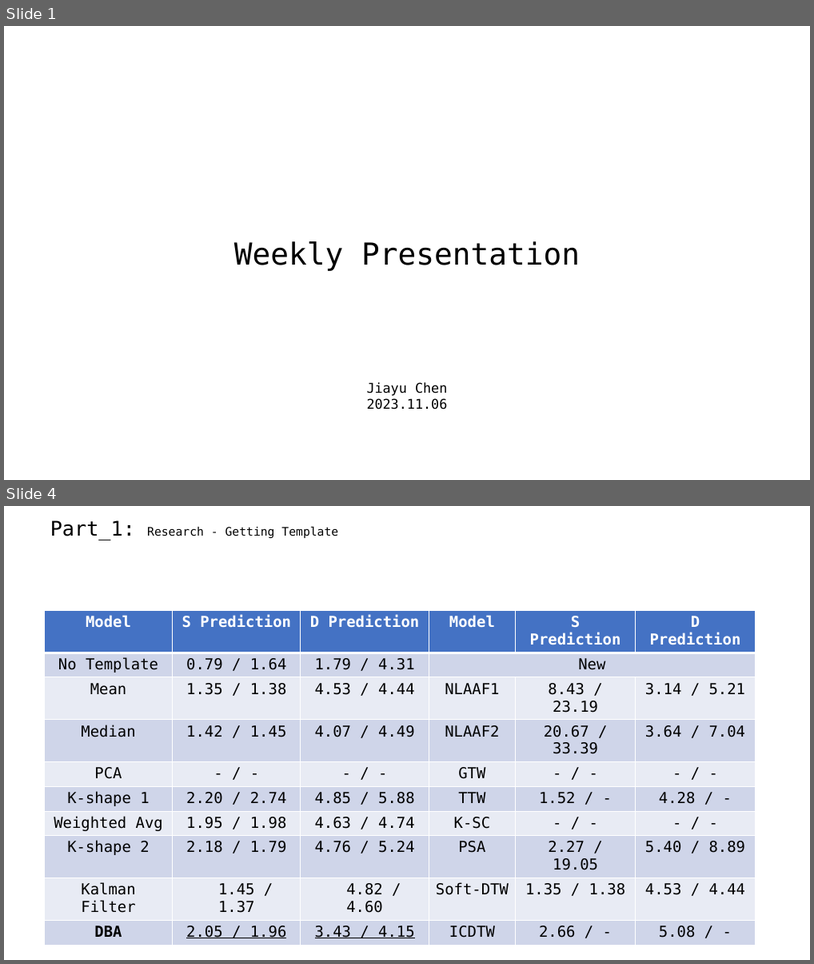
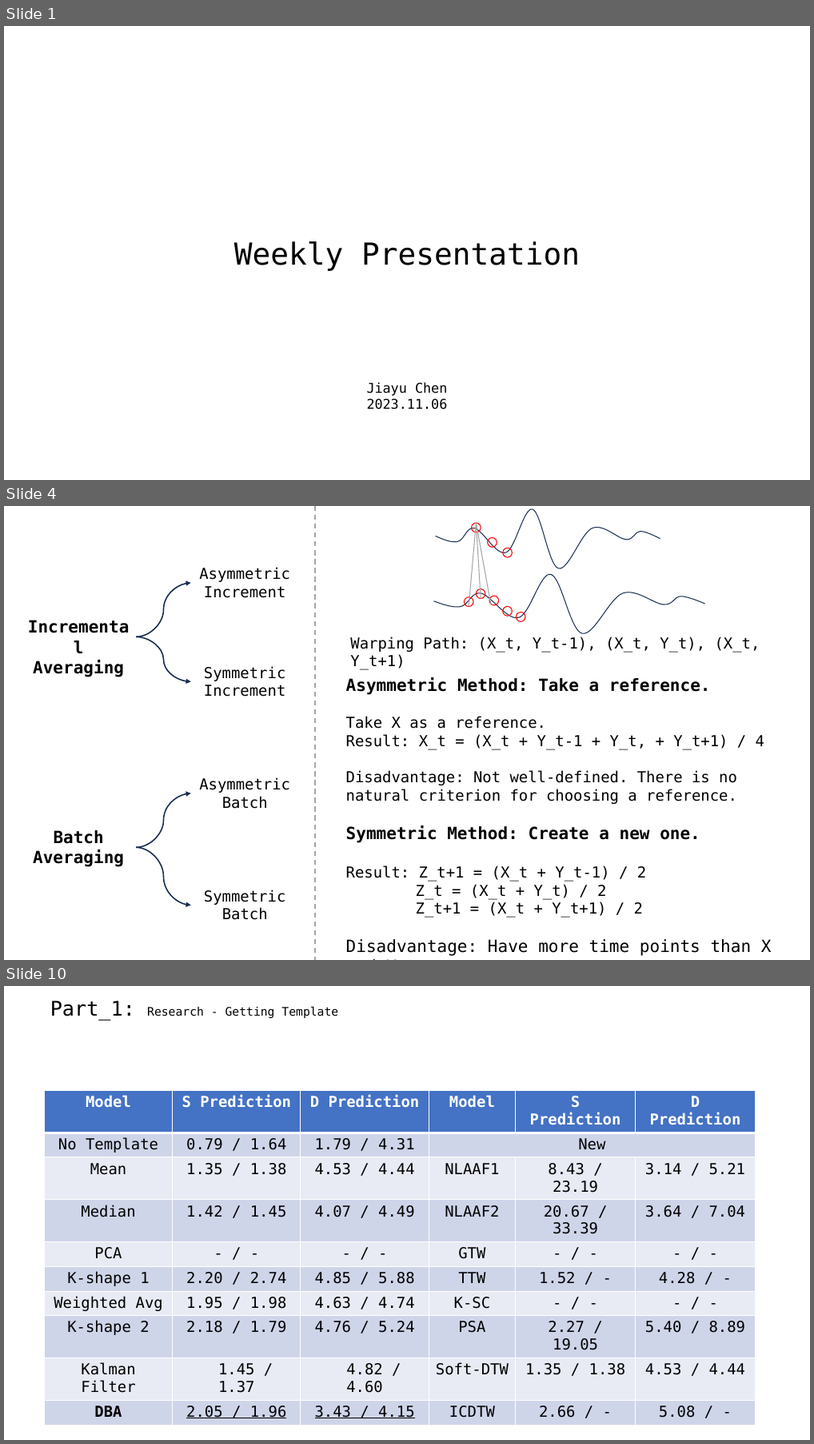
Before and after one commit to A-Big-Tortoise/Presentation, a slide deck: Presentation_1120_JiayuChen.pptx. Shown one above the other, each under a label of ours: slides 1 and 4 before the commit, slides 1, 4 and 10 after it; the slides between them are not shown. The pictures are 814x964 and 814x1444 pixels, drawn with LibreOffice and Linux fonts; fonts in the diff are those of the drawing. Boxes give left, top, right and bottom in pixels: in the first picture for what was removed or moved away, otherwise in the second. Text is boxed around its words. In the diff, an @@ line names an element or a change of style, - is before the commit and + after.

```diff
--- a/Presentation_1120_JiayuChen.pptx
+++ b/Presentation_1120_JiayuChen.pptx
@@ slide 4 added at (4,506,810,960), background #FFFFFF @@
@@ line added from (315, 506) to (315, 960), #A5A5A5 1.5 pt dashed @@
@@ freeform shape added at (436,509,660,568), outline #1E3256 1 pt @@
@@ line added from (470, 607) to (477, 523), #A5A5A5 1 pt @@
@@ ellipse added at (472,523,481,532), outline #FF0000 1 pt @@
@@ line added from (482, 599) to (477, 523), #A5A5A5 1 pt @@
@@ line added from (491, 604) to (477, 523), #A5A5A5 1 pt @@
@@ ellipse added at (488,537,497,547), outline #FF0000 1 pt @@
@@ ellipse added at (503,548,512,557), outline #FF0000 1 pt @@
@@ text added at (199,567,290,598), 18 pt, text #000000 @@
+Asymmetric
+Increment
@@ freeform shape added at (434,574,705,634), outline #1E3256 1 pt @@
@@ curved arrow added from (137, 636) to (191, 583), #172C51 1.5 pt @@
@@ ellipse added at (464,596,474,607), outline #FF0000 1 pt @@
@@ ellipse added at (477,589,486,599), outline #FF0000 1 pt @@
@@ ellipse added at (490,596,499,605), outline #FF0000 1 pt @@
@@ ellipse added at (503,607,512,616), outline #FF0000 1 pt @@
@@ ellipse added at (516,612,526,621), outline #FF0000 1 pt @@
@@ curved arrow added from (137, 636) to (191, 681), #172C51 1.5 pt @@
@@ text added at (350,636,761,670), 18 pt, text #000000 @@
+Warping Path: (X_t, Y_t-1), (X_t, Y_t), (X_t, Y_t+1)
@@ text added at (33,660,124,677), 20 pt, text #000000, bold @@
+Incremental Averaging
@@ text added at (204,666,286,696), 18 pt, text #000000 @@
+Symmetric
+Increment
@@ text added at (346,677,765,804), 18 pt, text #000000 @@
+Asymmetric Method: Take a reference.
+Take X as a reference.
+Result: X_t = (X_t + Y_t-1 + Y_t, + Y_t+1) / 4
+Disadvantage: Not well-defined. There is no natural criterion for choosing a reference.
@@ curved arrow added from (137, 847) to (191, 793), #172C51 1.5 pt @@
@@ text added at (199,777,290,808), 18 pt, text #000000 @@
+Asymmetric
+Batch
@@ text added at (33,830,124,867), 20 pt, text #000000, bold @@
+Batch
+Averaging
@@ text added at (346,825,772,956), 20 pt, text #000000 @@
+Symmetric Method: Create a new one.
+Result: Z_t+1 = (X_t + Y_t-1) / 2
+Z_t = (X_t + Y_t) / 2
+Z_t+1 = (X_t + Y_t+1) / 2
+Disadvantage: Have more time points than X and Y.
@@ curved arrow added from (137, 847) to (191, 904), #172C51 1.5 pt @@
@@ text added at (204,889,286,920), 18 pt, text #000000 @@
+Symmetric
+Batch
@@ what was slide 4 is now slide 10 @@
```
Also in this commit, not shown: 2 slides changed, 6 other slides added, 2 slides removed.
